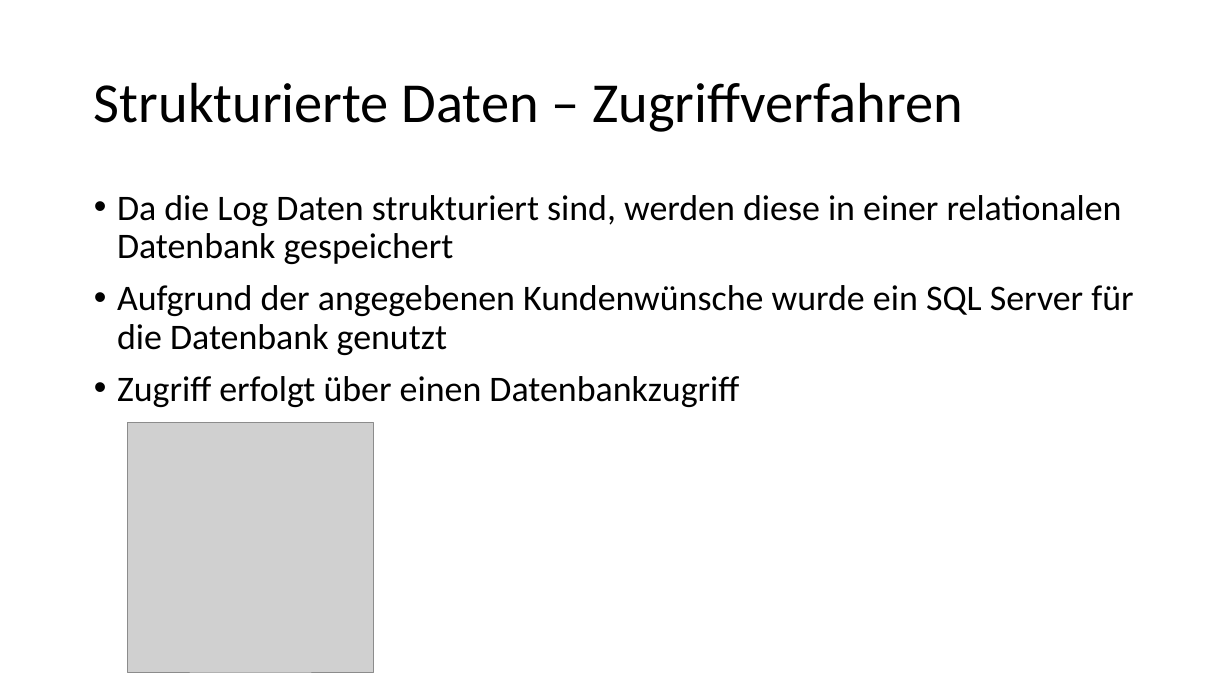
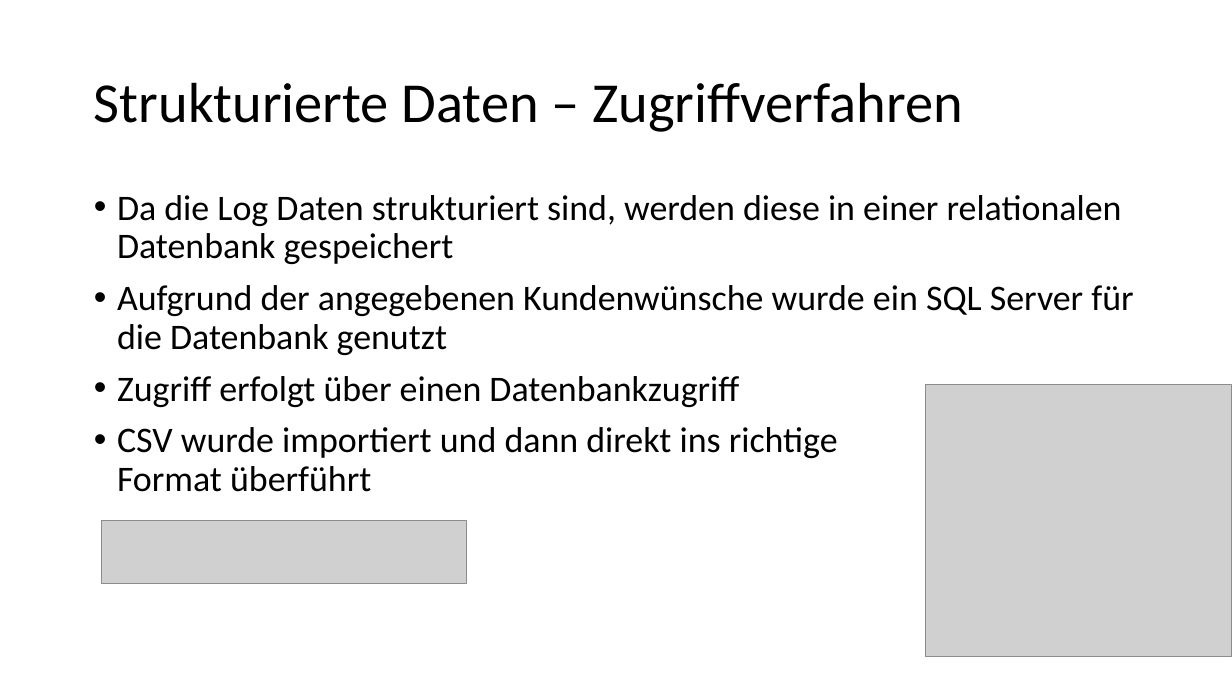
Before and after one commit to Flitschi7/big-data-management, a slide deck: slide 9 of Organisational/Dokumentation HHZ Rocket Project.pptx (slide 10 before the commit). Drawn at 1232x693 pixels with LibreOffice and Linux fonts; fonts in the diff are those of the drawing; grey boxes stand for pictures. Boxes give left, top, right and bottom in pixels: in the first picture for what was removed or moved away, otherwise in the second. Text is boxed around its words. In the diff, an @@ line names an element or a change of style, - is before the commit and + after.

```diff
--- a/Organisational/Dokumentation HHZ Rocket Project.pptx
+++ b/Organisational/Dokumentation HHZ Rocket Project.pptx
@@ picture added at (925, 384, 1232, 656) @@
@@ text at (117, 427, 838, 492): paragraph added @@
+• CSV wurde importiert und dann direkt ins richtige Format überführt
@@ picture removed at (128, 423, 373, 673) @@
@@ picture added at (102, 520, 467, 584) @@
```
Also in this commit, not shown: 3 other slides changed, 1 slide removed, 1 other file.
